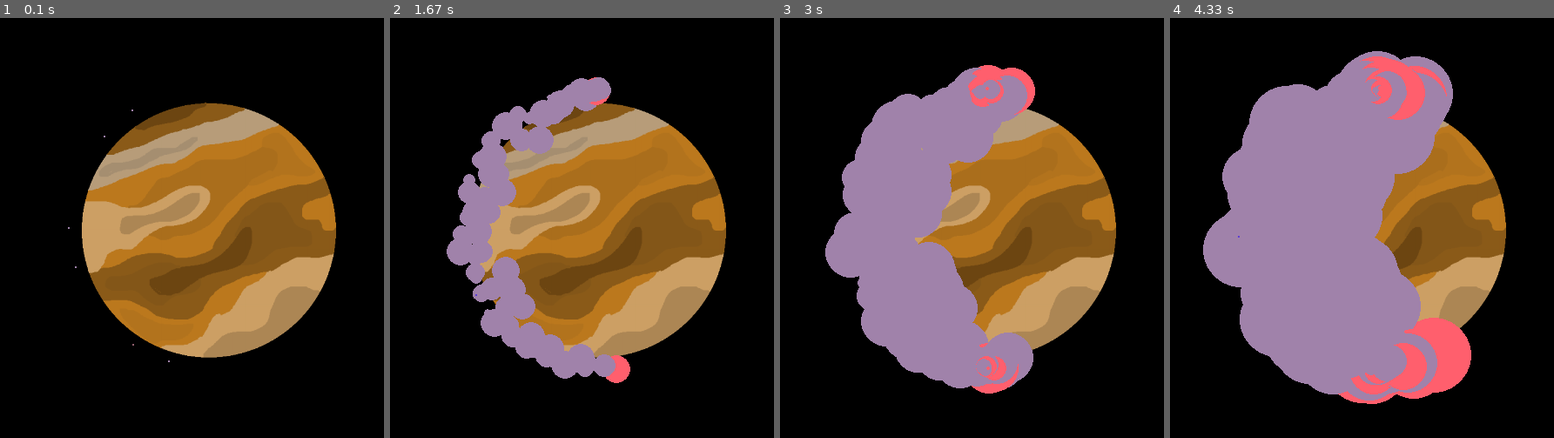
Above: before the commit, frames 1-4 (left to right).
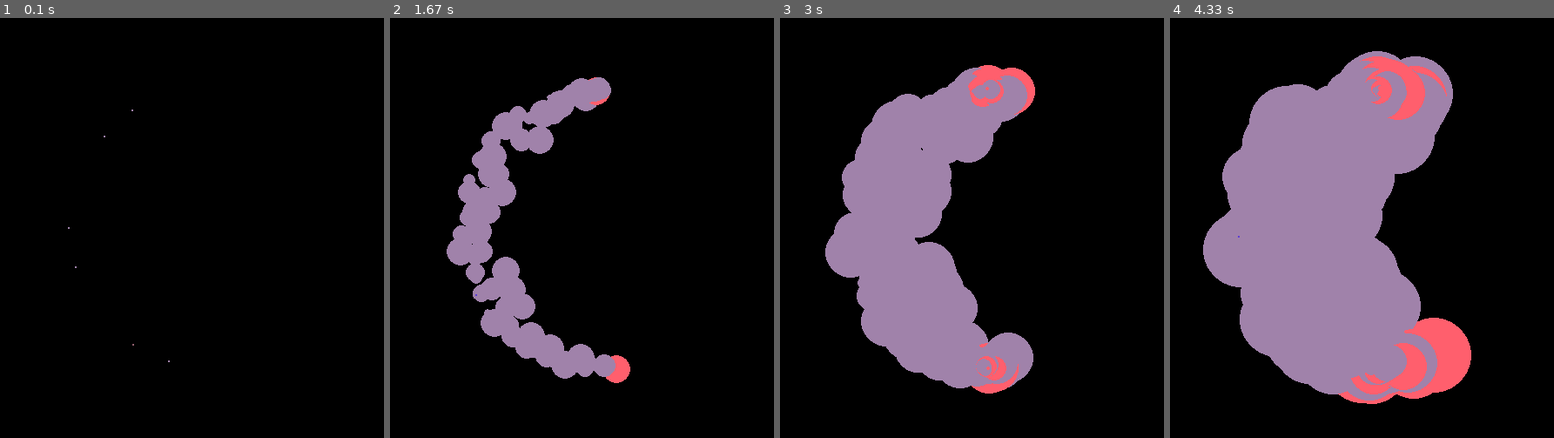
Above: after the commit, the same moments.

Repository: ztdnzunYT/Capstone-Project-2024
Game: pygame game, started from xzplore/planet_creator.py
The game is run twice, just before and just after one commit, with the same random seed, the same clock (stepped at 60 frames per second) and the same inputs.
Inputs:
- Up to frame 1 (0.1 s): no input
- Up to frame 2 (1.67 s): tap Space at 0.33, 0.73, 1.03, 1.23, 1.57 s
- Up to frame 3 (3 s): tap Space at 1.87, 2.07, 2.37, 2.63, 2.97 s
- Up to frame 4 (4.33 s): tap Space at 3.27, 3.4, 3.8, 4.1 s

The runs differ from the first frame. In frame 1, 32% of the frame differs, in the area x 21-88%, y 20-81%; in frame 2, 27%; in frame 3, 19%; in frame 4, 11%.

Commit message:
Add files via upload

Diff:
--- a/xzplore/planet_creator.py
+++ b/xzplore/planet_creator.py
@@ -108,7 +108,7 @@
     #print( (pygame.mouse.get_pos()[0] - width/2)/100 , (pygame.mouse.get_pos()[1] - height/3 )/100)
 
 
-    window.blit(surf,rect)
+
     if len(particles) < 5000:
         if x < 0:
             particles.append(Particle(x ,y,random.uniform(0,.3),random.uniform(1,2)))
--- a/xzplore/test.py
+++ b/xzplore/test.py
@@ -1,26 +1,32 @@
+import pygame
+import sys
 
-nums =[
-0x00000000, 0x00000000, 0x00000000, 0x00000000, 0x00000000, 0x00000000, 0x00000000, 0x00000000, 0x00000000, 0x00000000, 0x00000000, 0x00000000, 0x00000000, 0x00000000, 0x00000000, 0x00000000, 0x00000000, 0x00000000, 0x00000000, 0x00000000,
-0x00000000, 0x00000000, 0x00000000, 0x00000000, 0x00000000, 0x00000000, 0x00000000, 0x00000000, 0x00000000, 0x00000000, 0x00000000, 0x00000000, 0x00000000, 0x00000000, 0x00000000, 0x00000000, 0x00000000, 0x00000000, 0x00000000, 0x00000000,
-0x00000000, 0x00000000, 0x00000000, 0x00000000, 0x00000000, 0x00000000, 0x00000000, 0x00000000, 0x00000000, 0x00000000, 0x00000000, 0x00000000, 0x00000000, 0x00000000, 0x00000000, 0x00000000, 0x00000000, 0x00000000, 0x00000000, 0x00000000,
-0x00000000, 0x00000000, 0x00000000, 0x00000000, 0x00000000, 0x00000000, 0x00000000, 0xffd0cccd, 0xffd0cccd, 0xffd0cccd, 0xffb81c4f, 0xffb81c4f, 0xffff4b85, 0x00000000, 0x00000000, 0x00000000, 0x00000000, 0x00000000, 0x00000000, 0x00000000,
-0x00000000, 0x00000000, 0x00000000, 0x00000000, 0x00000000, 0x00000000, 0xffd0cccd, 0xffd0cccd, 0xffd44171, 0xffb81c4f, 0xffb81c4f, 0xffff4b85, 0xffff4b85, 0xffff4b85, 0x00000000, 0x00000000, 0x00000000, 0x00000000, 0x00000000, 0x00000000,
-0x00000000, 0x00000000, 0x00000000, 0x00000000, 0x00000000, 0xffb81c4f, 0xffb81c4f, 0xffb81c4f, 0xffb81c4f, 0xffff4b85, 0xffff4b85, 0xffd44171, 0xffd44171, 0xffff4b85, 0xffff4b85, 0x00000000, 0x00000000, 0x00000000, 0x00000000, 0x00000000,
-0x00000000, 0x00000000, 0x00000000, 0x00000000, 0xffff4b85, 0xffb81c4f, 0xffb81c4f, 0xffff4b85, 0xffd44171, 0xffd44171, 0xffd44171, 0xffd44171, 0xffd44171, 0xffd44171, 0xffd44171, 0xffd44171, 0x00000000, 0x00000000, 0x00000000, 0x00000000,
-0x00000000, 0x00000000, 0x00000000, 0xffff4b85, 0xffff4b85, 0xffff4b85, 0xffff4b85, 0xffd44171, 0xffd44171, 0xffff4b85, 0xffff4b85, 0xffff4b85, 0xffff4b85, 0xffff4b85, 0xffb81c4f, 0xffd44171, 0xffd44171, 0x00000000, 0x00000000, 0x00000000,
-0x00000000, 0x00000000, 0x00000000, 0xffff4b85, 0xffd44171, 0xffd44171, 0xffd44171, 0xffd44171, 0xffff4b85, 0xffff4b85, 0xffb81c4f, 0xffb81c4f, 0xffff4b85, 0xffb81c4f, 0xffb81c4f, 0xffd44171, 0xffd44171, 0x00000000, 0x00000000, 0x00000000,
-0x00000000, 0x00000000, 0x00000000, 0xffff4b85, 0xffd44171, 0xffd44171, 0xffd44171, 0xffff4b85, 0xffb81c4f, 0xffb81c4f, 0xffb81c4f, 0xffb81c4f, 0xffb81c4f, 0xffb81c4f, 0xffff4b85, 0xffd44171, 0xffd44171, 0x00000000, 0x00000000, 0x00000000,
-0x00000000, 0x00000000, 0x00000000, 0xffb81c4f, 0xffff4b85, 0xffff4b85, 0xffd44171, 0xffff4b85, 0xffb81c4f, 0xffb81c4f, 0xffd0cccd, 0xffd0cccd, 0xffb81c4f, 0xffb81c4f, 0xffd44171, 0xffd44171, 0xffff4b85, 0x00000000, 0x00000000, 0x00000000,
-0x00000000, 0x00000000, 0x00000000, 0xffb81c4f, 0xffb81c4f, 0xffff4b85, 0xffff4b85, 0xffff4b85, 0xffb81c4f, 0xffd0cccd, 0xffd0cccd, 0xffb81c4f, 0xffb81c4f, 0xffff4b85, 0xffd44171, 0xffff4b85, 0xffff4b85, 0x00000000, 0x00000000, 0x00000000,
-0x00000000, 0x00000000, 0x00000000, 0xffd0cccd, 0xffd0cccd, 0xffff4b85, 0xffb81c4f, 0xffb81c4f, 0xffb81c4f, 0xffb81c4f, 0xffb81c4f, 0xffb81c4f, 0xffb81c4f, 0xffd44171, 0xffd44171, 0xffb81c4f, 0xffb81c4f, 0x00000000, 0x00000000, 0x00000000,
-0x00000000, 0x00000000, 0x00000000, 0x00000000, 0xffd0cccd, 0xffb81c4f, 0xffb81c4f, 0xffb81c4f, 0xffb81c4f, 0xffb81c4f, 0xffff4b85, 0xffb81c4f, 0xffff4b85, 0xffff4b85, 0xffb81c4f, 0xffb81c4f, 0x00000000, 0x00000000, 0x00000000, 0x00000000,
-0x00000000, 0x00000000, 0x00000000, 0x00000000, 0x00000000, 0xffb81c4f, 0xffb81c4f, 0xffb81c4f, 0xffff4b85, 0xffff4b85, 0xffd44171, 0xffd44171, 0xffff4b85, 0xffb81c4f, 0xffb81c4f, 0x00000000, 0x00000000, 0x00000000, 0x00000000, 0x00000000,
-0x00000000, 0x00000000, 0x00000000, 0x00000000, 0x00000000, 0x00000000, 0xffb81c4f, 0xffb81c4f, 0xffb81c4f, 0xffb81c4f, 0xffb81c4f, 0xffb81c4f, 0xffd0cccd, 0xffd0cccd, 0x00000000, 0x00000000, 0x00000000, 0x00000000, 0x00000000, 0x00000000,
-0x00000000, 0x00000000, 0x00000000, 0x00000000, 0x00000000, 0x00000000, 0x00000000, 0xffb81c4f, 0xffb81c4f, 0xffb81c4f, 0xffd0cccd, 0xffd0cccd, 0xffd0cccd, 0x00000000, 0x00000000, 0x00000000, 0x00000000, 0x00000000, 0x00000000, 0x00000000,
-0x00000000, 0x00000000, 0x00000000, 0x00000000, 0x00000000, 0x00000000, 0x00000000, 0x00000000, 0x00000000, 0x00000000, 0x00000000, 0x00000000, 0x00000000, 0x00000000, 0x00000000, 0x00000000, 0x00000000, 0x00000000, 0x00000000, 0x00000000,
-0x00000000, 0x00000000, 0x00000000, 0x00000000, 0x00000000, 0x00000000, 0x00000000, 0x00000000, 0x00000000, 0x00000000, 0x00000000, 0x00000000, 0x00000000, 0x00000000, 0x00000000, 0x00000000, 0x00000000, 0x00000000, 0x00000000, 0x00000000,
-0x00000000, 0x00000000, 0x00000000, 0x00000000, 0x00000000, 0x00000000, 0x00000000, 0x00000000, 0x00000000, 0x00000000, 0x00000000, 0x00000000, 0x00000000, 0x00000000, 0x00000000, 0x00000000, 0x00000000, 0x00000000, 0x00000000, 0x00000000
-]
+# Initialize Pygame
+pygame.init()
 
-for num in nums:
-    print(num)
+# Set up the display
+width, height = 800, 600
+window = pygame.display.set_mode((width, height))
+pygame.display.set_caption('Transparent Image Example')
+
+# Load the image
+image = pygame.image.load('assets/grid.png')  # Replace with your PNG file path
+image.set_alpha(0)
+newimg = pygame.transform.smoothscale(image,(500,500))
+  # Make white (255, 255, 255) transparent
+
+# Main loop
+while True:
+    for event in pygame.event.get():
+        if event.type == pygame.QUIT:
+            pygame.quit()
+            sys.exit()
+
+    # Fill the background with a color (e.g., blue)
+    window.fill((0, 0, 255))
+
+    # Draw the image at (100, 100)
+    window.blit(newimg, (100, 100))
+
+    # Update the display
+    pygame.display.flip()
--- a/xzplore/xzplore.py
+++ b/xzplore/xzplore.py
@@ -8,7 +8,7 @@
 
 SCREEN_WIDTH = 950
 SCREEN_HEIGHT = 650
-FPS = 100
+FPS = 120
 BLACK  = (0,0,0)
 screen = pygame.display.set_mode((SCREEN_WIDTH,SCREEN_HEIGHT),vsync=False)
 pygame.mouse.set_visible(False)
@@ -26,27 +26,31 @@
         mtos_dis = round(math.sqrt((mouse_pos[1]-spaceship[1])**2+(mouse_pos[0]-spaceship[0])**2))
         return mtos_dis
 
-    x_offset = .1
-    y_offset = .1
-
-    def direction(angle,mouse_pos):
-        if World_pos.dis_calc(mouse_pos,spaceship.position) > World_pos.movement_amount :
-            if (mouse_pos[0] - spaceship.position[0]) > -angle:
-                x = (spaceship.acceleration * -1)
-            elif (mouse_pos[0] - spaceship.position[0]) < angle:
-                x = spaceship.acceleration
-            else:
-                x = .1
-            if (mouse_pos[1] - spaceship.position[1]) > angle:
-                y = (spaceship.acceleration *-1)
-            elif (mouse_pos[1] - spaceship.position[1]) < -angle:
-                y = spaceship.acceleration
-            else:
-                y = .1
-        else:
-            x = .1
-            y = .1
-        return (x,y)
+    def direction(spaceship,angle):
+
+        mtos_dis = round(math.sqrt((mouse_pos[1]-spaceship.position[1])**2+(mouse_pos[0]-spaceship.position[0])**2))
+        if mtos_dis > World_pos.offset_distance:
+            offset = spaceship.acceleration  +0.4
+        elif pygame.mouse.get_pressed()[0]:
+           offset = spaceship.acceleration
+        else:
+            offset = spaceship.acceleration
+
+        if (mouse_pos[0] - spaceship.position[0]) > angle:
+            dx = -offset
+        elif (mouse_pos[0] - spaceship.position[0]) < -angle:
+            dx = offset
+        else:
+            dx = 0
+        if (mouse_pos[1] - spaceship.position[1]) > angle:
+            dy = -offset
+        elif (mouse_pos[1] - spaceship.position[1]) < -angle:
+            dy = offset
+        else:
+            dy = 0
+
+        return (dx,dy)
+
 
 class Crosshair():
     def __init__(self,size,color):
@@ -61,9 +65,11 @@
         pygame.draw.rect(screen,self.color,(self.center[0],self.center[1],3,3),self.size)
 
 class Spaceship(pygame.sprite.Sprite):
-    def __init__(self,image,x,y):
+    def __init__(self,image,x,y,size):
         super().__init__()
-        self.image = pygame.transform.smoothscale(pygame.image.load(image).convert_alpha(),(55,55))
+        self.max_size = size
+        self.size = size
+        self.image = pygame.transform.smoothscale(pygame.image.load(image).convert_alpha(),(self.size,self.size))
         self.surf = self.image
         self.rect = self.surf.get_rect(center=(x,y))
         self.position = self.rect.center
@@ -90,6 +96,7 @@
             dir = dir.normalize()
             self.position += dir * self.acceleration
             self.rect.center = self.position
+
 
         if pygame.mouse.get_pressed()[0]:
             self.acceleration +=0.01
@@ -315,17 +322,21 @@
         self.x = self.collision_pos[0]
         self.y = self.collision_pos[1]
         self.explosion_size = explosion_size
-        self.explosion_colors = [(168,87,41),(120,6,6)]
+        self.explosion_colors = [(210, 119, 60),(120,6,6),(150,6,6),(199,133,12)]
+        self.explosion_color = random.choice(self.explosion_colors)
         self.explosion_dir = explosion_dir
         self.explosion_life = random.randint(explosion_life,explosion_life + 20)
 
+
     def draw_explosion(self):
-        pygame.draw.circle(screen,self.explosion_colors[1],(self.x,self.y),self.explosion_size)
+        pygame.draw.circle(screen,self.explosion_color,(self.x,self.y),self.explosion_size)
 
     def update(self):
-        self.x += self.explosion_dir[0]
-        self.y += self.explosion_dir[1]
+
+        self.x += (self.explosion_dir[0] + World_pos.direction(spaceship,World_pos.dir_offset)[0])
+        self.y += (self.explosion_dir[1] + World_pos.direction(spaceship,World_pos.dir_offset)[1])
         self.explosion_life -= 0.2
+        self.explosion_size -=0.001
         for explosion_particle in explosion_praticles:
             if explosion_particle.explosion_life < 0:
                 explosion_praticles.remove(explosion_particle)
@@ -361,13 +372,13 @@
         else:
             offsetx = 0
 
-
         if (mouse_pos[1] - spaceship.position[1]) > angle:
             offsety = -offset
         elif (mouse_pos[1] - spaceship.position[1]) < -angle:
             offsety = offset
         else:
             offsety = 0
+
 
         dx = spaceship.position[0] - self.x + random.randint(-100,100)
         dy = spaceship.position[1] - self.y + random.randint(-100,100)
@@ -381,44 +392,53 @@
         self.rect.center = self.x,self.y
         screen.blit(self.surface,(self.rect))
 
-'''
+
 class Planet():
-    def __init__(self,position,size,color,radius,transparency):
+    def __init__(self,position,image,size,color,radius,transparency):
         self.position = position
-        self.surf = pygame.Surface((size,size),pygame.SRCALPHA)
+        self.x = position[0]
+        self.y = position[1]
+        self.size = size
+        self.surf = pygame.Surface((self.size,self.size),pygame.SRCALPHA)
+        self.image = pygame.transform.smoothscale(pygame.image.load(image),(self.size/2,self.size/2))
+        self.rect = self.image.get_rect(center=(self.x,self.y))
         self.color = color
         self.radius = radius
         self.transparency = transparency
 
     def draw(self):
-        pygame.draw.circle(self.surf,(*self.color,self.transparency),(planet_rec.center),self.radius)
-        screen.blit(self.surf,self.position)
-
-
-circle = Planet((0,0),1500,(0,223,135),720/2,20)
-planet = pygame.transform.smoothscale(pygame.image.load("assets/desert_planet.png"),(50,50))
-planet_rec = planet.get_rect(center=(400,400))
-'''
-
+        #pygame.draw.circle(self.surf,(*self.color,self.transparency),(planet.x,planet.y),self.radius)
+        #screen.blit(self.surf,(0,0))
+        screen.blit(self.image,(self.x,self.y))
+
+    def update(self):
+        self.x += World_pos.direction(spaceship,World_pos.dir_offset)[0]
+        self.y += World_pos.direction(spaceship,World_pos.dir_offset)[1]
+
+
+planet = Planet((3000,-1000),"assets/desert_planet.png",2000,(0,223,135),720/2,20)
 crosshair = Crosshair(2,(170,0,0))
-spaceship = Spaceship("assets\spaceship.png",SCREEN_WIDTH/2,SCREEN_HEIGHT/2)
+spaceship = Spaceship("assets/spaceship.png",SCREEN_WIDTH/2,SCREEN_HEIGHT/2,55)
 projectiles = []
 explosion_praticles = []
-space_station = Space_station("assets\spacestation.png",SCREEN_WIDTH/2,SCREEN_HEIGHT/2)
+space_station = Space_station("assets/spacestation.png",SCREEN_WIDTH/2,SCREEN_HEIGHT/2)
 smoke_particles = []
 foreground_stars = []
 background_stars = []
 parasites = []
 
+grid = pygame.transform.smoothscale(pygame.image.load("assets/grid.png").convert_alpha(),(250,150))
+grid.set_alpha(70)
+grid_rect = grid.get_rect()
+grid_x = 0
+grid_y = 0
+x = 0
+y = 0
+
 while True:
 
     screen.fill(BLACK)
     mouse_pos = pygame.mouse.get_pos()
-
-    #pygame.draw.rect(screen,(255,0,0),(250/2,250/2,SCREEN_WIDTH-250,SCREEN_HEIGHT-250),5)
-
-    World_pos.dis_calc(mouse_pos,spaceship.rect.center)
-    World_pos.x_offset,World_pos.y_offset = World_pos.direction(15,mouse_pos)
 
     if len(background_stars) < 150:
         background_stars.append(Star(random.randint(-25,SCREEN_WIDTH),random.randint(-25,SCREEN_HEIGHT),25,random.uniform(0,4),120,random.uniform(0.1,1),random.uniform(-.002,.002)))
@@ -427,9 +447,9 @@
         star.draw()
         star.reposition(random.randint(100,200),random.randint(10,95))
 
-
     #circle.draw()
-    #screen.blit(planet,planet_rec)
+    planet.draw()
+    planet.update()
 
     space_station.draw()
     space_station.update(World_pos.dir_offset)
@@ -441,13 +461,12 @@
         particle.draw()
         particle.update()
         particle.direction(World_pos.dir_offset,mouse_pos)
-        if particle.size <=0 or particle.lifetime <= 0:
+        if particle.size <= 0 or particle.lifetime <= 0:
             smoke_particles.remove(particle)
 
-
     Projectile.projectile_delay +=1
 
-    if Projectile.projectile_delay > 10:
+    if Projectile.projectile_delay > 20:
         if pygame.mouse.get_pressed()[2]:
             for projectile_num in range(2):
                 projectiles.append(Projectile(spaceship.position,25,4,random.uniform(-.03,.03),(255,231,0),100))
@@ -465,14 +484,14 @@
     spaceship.point_towards(mouse_pos)
     spaceship.move(mouse_pos)
 
-    if len(parasites) < 30:
-        parasites.append(Parasite(random.randint(0,SCREEN_WIDTH),random.randint(0,SCREEN_HEIGHT),"assets\parasite1.png",20,random.uniform(1,10)))
+    if len(parasites) < 50:
+        parasites.append(Parasite(random.randint(0,SCREEN_WIDTH),random.randint(0,SCREEN_HEIGHT),"assets/parasite1.png",13,random.uniform(1,10)))
     for parasite in parasites:
         parasite.update(World_pos.dir_offset)
         for projectile in projectiles:
             if pygame.Rect.colliderect(parasite.rect,projectile.rect):
-                for explosion_particle_num in range(random.randint(5,8)):
-                    explosion_praticles.append(Explosion_particles((parasite.x,parasite.y),random.uniform(1,2.5),70,[random.uniform(-0.5,0.5),random.uniform(-0.3,0.3)]))
+                for explosion_particle_num in range(random.randint(5,7)):
+                    explosion_praticles.append(Explosion_particles((parasite.x,parasite.y),random.uniform(1,3),70,[random.uniform(-0.5,0.5),random.uniform(-0.3,0.3)]))
                 try:
                     projectiles.remove(projectile)
                     parasites.remove(parasite)
@@ -483,15 +502,15 @@
         explosion.draw_explosion()
         explosion.update()
 
-
-
-
     if len(foreground_stars) < 150:
         foreground_stars.append(Star(random.randint(-25,SCREEN_WIDTH),random.randint(-25,SCREEN_HEIGHT),25,random.uniform(0,4),120,random.uniform(5,15)/10,random.uniform(-.002,.002)))
 
     for star in foreground_stars:
         star.draw()
         star.reposition(random.randint(100,200),random.randint(10,90))
+
+
+    screen.blit(grid,(15,490))
 
     crosshair.draw()
     crosshair.update(pygame.mouse.get_pos())
Binary file added: xzplore/assets/grid.png
